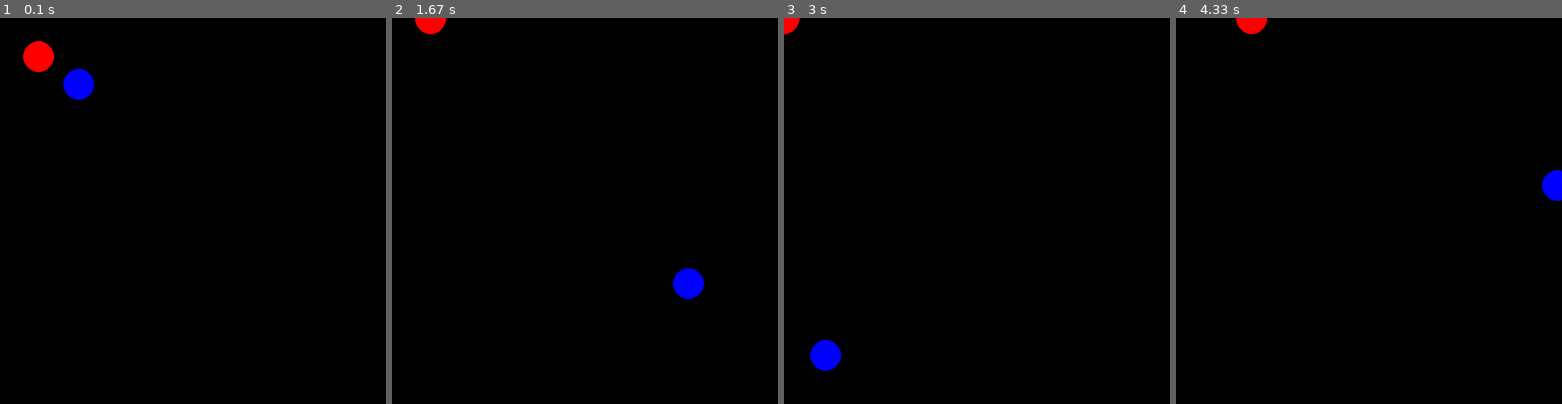
Above: before the commit, frames 1-4 (left to right).
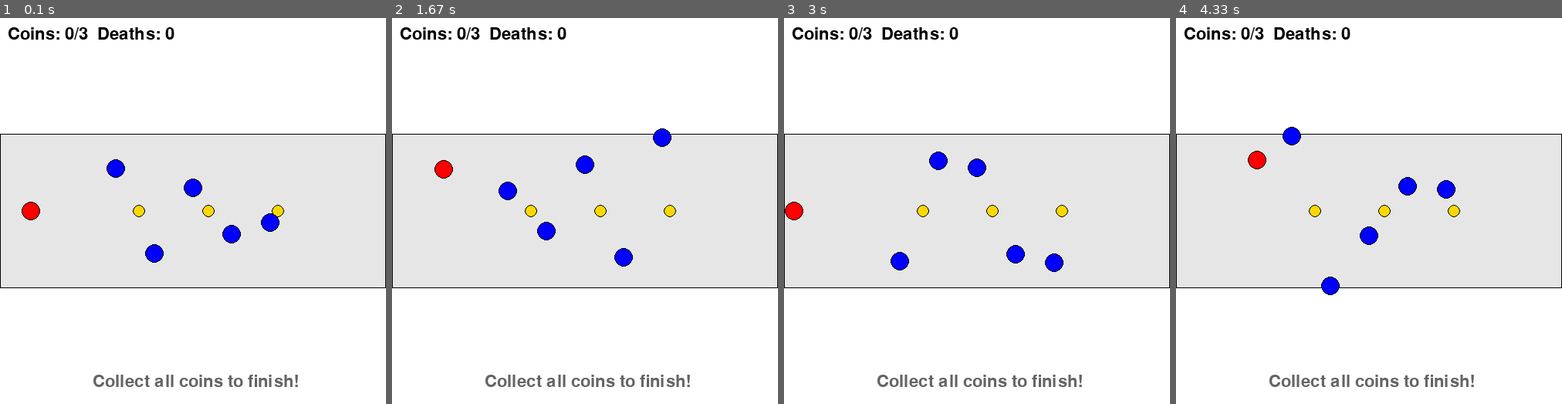
Above: after the commit, the same moments.

Repository: khawtomkung/GameV1
Game: pygame game, started from game_iter_0.py
Same seed, same stepped clock (60 frames per second), same inputs: the game is played once before the commit and once after it.
Inputs:
- Up to frame 1 (0.1 s): no input
- Up to frame 2 (1.67 s): hold Right 0.33-0.8 s; tap R at 0.83 s; hold W 1.17-1.47 s; hold Right from 1.5 s (still down)
- Up to frame 3 (3 s): release Right at 1.97 s; hold A 2-2.53 s; hold Down 2.57-2.87 s; hold A from 2.9 s (still down)
- Up to frame 4 (4.33 s): release A at 3.3 s; hold Up 3.33-3.7 s; hold D from 3.73 s (still down)

The runs differ from the first frame. In frame 1, 99% of the frame differs, in the area x 0-100%, y 0-100%; in frame 2, 99%; in frame 3, 99%; in frame 4, 99%.

Commit message:
Homework Fay Focus North Team

Diff:
--- /dev/null
+++ b/coin.py
@@ -0,0 +1,12 @@
+class Coin:
+    def __init__(self, x, y, radius=8):
+        self.x = x
+        self.y = y
+        self.radius = radius
+        self.collected = False
+
+    def check_collision(self, player_x, player_y, player_radius):
+        dx = self.x - player_x
+        dy = self.y - player_y
+        distance = (dx ** 2 + dy ** 2) ** 0.5
+        return distance < (self.radius + player_radius)
--- a/game_iter_0.py
+++ b/game_iter_0.py
@@ -1,5 +1,6 @@
 import time
 import pygame
+from coin import Coin
 
 
 class PygameInputController:
@@ -10,16 +11,18 @@
         keys = pygame.key.get_pressed()
         pressed = set()
 
-        if keys[pygame.K_a]:
+        if keys[pygame.K_a] or keys[pygame.K_LEFT]:
             pressed.add("a")
-        if keys[pygame.K_d]:
+        if keys[pygame.K_d] or keys[pygame.K_RIGHT]:
             pressed.add("d")
-        if keys[pygame.K_w]:
+        if keys[pygame.K_w] or keys[pygame.K_UP]:
             pressed.add("w")
-        if keys[pygame.K_s]:
+        if keys[pygame.K_s] or keys[pygame.K_DOWN]:
             pressed.add("s")
         if keys[pygame.K_q]:
             pressed.add("q")
+        if keys[pygame.K_r]:
+            pressed.add("r")
 
         return pressed
 
@@ -37,63 +40,192 @@
 
 
 class Player:
-    def __init__(self, x, y, speed_x=1, speed_y=1):
+    def __init__(self, x, y, speed_x=3, speed_y=3, radius=12):
+        self.x = x
+        self.y = y
+        self.start_x = x
+        self.start_y = y
+        self.speed_x = speed_x
+        self.speed_y = speed_y
+        self.radius = radius
+
+    def move(self, left, right, up, down, game_field):
+        self.x += self.speed_x * right - self.speed_x * left
+        self.y += self.speed_y * down - self.speed_y * up
+        self.x, self.y, _, _ = game_field.clamp(self.x, self.y)
+
+    def reset(self):
+        self.x = self.start_x
+        self.y = self.start_y
+
+    def check_collision(self, other_x, other_y, other_radius):
+        dx = self.x - other_x
+        dy = self.y - other_y
+        distance = (dx ** 2 + dy ** 2) ** 0.5
+        return distance < (self.radius + other_radius)
+
+
+class NPC:
+    def __init__(self, x, y, speed_x=0, speed_y=2, radius=12):
         self.x = x
         self.y = y
         self.speed_x = speed_x
         self.speed_y = speed_y
-
-    def move(self, left, right, up, down, game_field):
-        self.x += self.speed_x * right - self.speed_x * left
-        self.y += self.speed_y * down - self.speed_y * up
-
-        self.x, self.y, _, _ = game_field.clamp(self.x, self.y)
-
-
-class NPC:
-    def __init__(self, x, y, speed_x=1, speed_y=1):
-        self.x = x
-        self.y = y
-        self.speed_x = speed_x
-        self.speed_y = speed_y
+        self.radius = radius
 
     def move(self, game_field):
         self.x += self.speed_x
         self.y += self.speed_y
-
         self.x, self.y, x_edge, y_edge = game_field.clamp(self.x, self.y)
 
         if x_edge:
             self.speed_x = -self.speed_x
-
         if y_edge:
             self.speed_y = -self.speed_y
 
 
+# === Level Configuration ===
+class Level:
+    def __init__(self, start_zone, end_zone, npcs, coins, player_start):
+        self.start_zone = start_zone  # (x, y, width, height)
+        self.end_zone = end_zone      # (x, y, width, height)
+        self.npcs = npcs
+        self.coins = coins
+        self.player_start = player_start
+
+
+def create_level_1():
+    start_zone = (0, 150, 80, 200)      # left
+    end_zone = (420, 150, 80, 200)      # right
+    player_start = (40, 250)
+
+    # create 5 NPCs move up-down
+    npcs = [
+        NPC(150, 180, speed_x=0, speed_y=3),
+        NPC(200, 320, speed_x=0, speed_y=-3),
+        NPC(250, 200, speed_x=0, speed_y=4),
+        NPC(300, 300, speed_x=0, speed_y=-4),
+        NPC(350, 250, speed_x=0, speed_y=3),
+    ]
+
+    # create 3 Coins
+    coins = [
+        Coin(180, 250),
+        Coin(270, 250),
+        Coin(360, 250),
+    ]
+
+    return Level(start_zone, end_zone, npcs, coins, player_start)
+
+def create_level_2():
+    pass
+
+
 class GameEngine:
-    def __init__(self, graph_engine, input_controller, game_field, player, npc, *, fps=60):
-
+    def __init__(self, graph_engine, input_controller, game_field, level, *, fps=60):
         self.graph_engine = graph_engine
-
         self.game_field = game_field
-        self.player = player
-        self.npc = npc
+        self.level = level
         self.fps = fps
-
         self.input_controller = input_controller
 
+        # Player
+        px, py = level.player_start
+        self.player = Player(px, py)
+
+        # NPCs and Coins from level
+        self.npcs = level.npcs
+        self.coins = level.coins
+
+        # Game state
+        self.points = 0
+        self.deaths = 0
+        self.level_complete = False
+
+    def check_in_zone(self, x, y, zone):
+        """check if the player is in the zone"""
+        zx, zy, zw, zh = zone
+        return zx <= x <= zx + zw and zy <= y <= zy + zh
+
     def update_state(self, pressed_keys):
-        self.npc.move(self.game_field)
-        self.player.move("a" in pressed_keys, "d" in pressed_keys, "w" in pressed_keys, "s" in pressed_keys, self.game_field)
-
+        # Move NPCs
+        for npc in self.npcs:
+            npc.move(self.game_field)
+
+        # Move Player
+        self.player.move(
+            "a" in pressed_keys,
+            "d" in pressed_keys,
+            "w" in pressed_keys,
+            "s" in pressed_keys,
+            self.game_field
+        )
+
+        # Check collision with NPCs (if not in the safe zone)
+        in_start = self.check_in_zone(self.player.x, self.player.y, self.level.start_zone)
+        in_end = self.check_in_zone(self.player.x, self.player.y, self.level.end_zone)
+
+        if not in_start and not in_end:
+            for npc in self.npcs:
+                if self.player.check_collision(npc.x, npc.y, npc.radius):
+                    self.player.reset()
+                    self.deaths += 1
+                    # Reset coins when die
+                    for coin in self.coins:
+                        coin.collected = False
+                    self.points = 0
+                    break
+
+        # Check collision with Coins
+        for coin in self.coins:
+            if not coin.collected and coin.check_collision(self.player.x, self.player.y, self.player.radius):
+                coin.collected = True
+                self.points += 1
+
+        # Check win condition
+        total_coins = len(self.coins)
+        if in_end and self.points >= total_coins:
+            self.level_complete = True
+
+        # Quit
         if "q" in pressed_keys:
             self.running = False
 
+        # Restart
+        if "r" in pressed_keys:
+            self.restart_level()
+
+    def restart_level(self):
+        self.player.reset()
+        self.points = 0
+        for coin in self.coins:
+            coin.collected = False
+
     def render_state(self):
         self.graph_engine.start_frame()
 
-        self.graph_engine.render_circle(self.player.x, self.player.y, 20, "red")
-        self.graph_engine.render_circle(self.npc.x, self.npc.y, 20, "blue")
+        # Render zones
+        self.graph_engine.render_zone(self.level.start_zone, "green")
+        self.graph_engine.render_zone(self.level.end_zone, "green")
+
+        # Render play area
+        self.graph_engine.render_play_area(self.game_field)
+
+        # Render Coins
+        for coin in self.coins:
+            if not coin.collected:
+                self.graph_engine.render_circle(coin.x, coin.y, coin.radius, "yellow")
+
+        # Render NPCs
+        for npc in self.npcs:
+            self.graph_engine.render_circle(npc.x, npc.y, npc.radius, "blue")
+
+        # Render Player
+        self.graph_engine.render_circle(self.player.x, self.player.y, self.player.radius, "red")
+
+        # Render UI
+        total_coins = len(self.coins)
+        self.graph_engine.render_ui(self.points, total_coins, self.deaths, self.level_complete)
 
         self.graph_engine.show_frame()
 
@@ -101,29 +233,23 @@
         self.running = True
         while self.running:
             self.render_state()
-
             pressed_keys = self.input_controller.get_pressed_keys()
             self.update_state(pressed_keys)
-
             time.sleep(1 / self.fps)
 
 
 class GraphicsEngine:
-    def __init__(self, width=600, height=600):
+    def __init__(self, width=500, height=500):
         pygame.init()
-
         self.width = width
         self.height = height
-
         self.screen = pygame.display.set_mode((width, height))
-        pygame.display.set_caption("Simple Game")
-
+        pygame.display.set_caption("The World's Hardest Game - Level 1")
         self.clock = pygame.time.Clock()
+        self.font = pygame.font.Font(None, 32)
 
     def start_frame(self):
-        self.screen.fill((0, 0, 0))  # black background
-
-        # handle window close
+        self.screen.fill((255, 255, 255))  # white background
         for event in pygame.event.get():
             if event.type == pygame.QUIT:
                 pygame.quit()
@@ -132,24 +258,49 @@
     def show_frame(self):
         pygame.display.flip()
 
+    def render_zone(self, zone, color):
+        colors = {"green": (144, 238, 144), "red": (255, 100, 100)}
+        x, y, w, h = zone
+        pygame.draw.rect(self.screen, colors.get(color, (200, 200, 200)), (x, y, w, h))
+
+    def render_play_area(self, game_field):
+        # player area
+        rect = (game_field.x_min, game_field.y_min,
+                game_field.x_max - game_field.x_min,
+                game_field.y_max - game_field.y_min)
+        pygame.draw.rect(self.screen, (230, 230, 230), rect)
+        pygame.draw.rect(self.screen, (0, 0, 0), rect, 1)
+
     def render_circle(self, x, y, radius, color):
         colors = {
             "red": (255, 0, 0),
-            "blue": (0, 0, 255)
+            "blue": (0, 0, 255),
+            "yellow": (255, 215, 0),
         }
-
-        pygame.draw.circle(
-            self.screen,
-            colors.get(color, (225, 225, 225)),
-            (int(x), int(y)),
-            radius
-        )
+        pygame.draw.circle(self.screen, colors.get(color, (200, 200, 200)), (int(x), int(y)), radius)
+        # Draw Stroke
+        pygame.draw.circle(self.screen, (0, 0, 0), (int(x), int(y)), radius, 1)
+
+    def render_ui(self, points, total, deaths, level_complete):
+        # Show Points
+        text = self.font.render(f"Coins: {points}/{total}  Deaths: {deaths}", True, (0, 0, 0))
+        self.screen.blit(text, (10, 10))
+
+        # Show text after compleate
+        if level_complete:
+            win_text = self.font.render("LEVEL COMPLETE! Press R to restart", True, (0, 128, 0))
+            self.screen.blit(win_text, (80, 460))
+        elif points < total:
+            hint = self.font.render("Collect all coins to finish!", True, (100, 100, 100))
+            self.screen.blit(hint, (120, 460))
 
 
 if __name__ == "__main__":
-    game_field = GameField(0, 0, 500, 500)
-    player = Player(50, 50)
-    npc = NPC(70, 70, 2, 1)
+    # create level 1
+    level = create_level_1()
+
+    # Game field
+    game_field = GameField(0, 150, 500, 350)
 
     graphics = GraphicsEngine(500, 500)
     input_controller = PygameInputController()
@@ -158,9 +309,8 @@
         graphics,
         input_controller,
         game_field,
-        player,
-        npc,
-        fps=165
+        level,
+        fps=60
     )
 
     game_engine.run_game()
